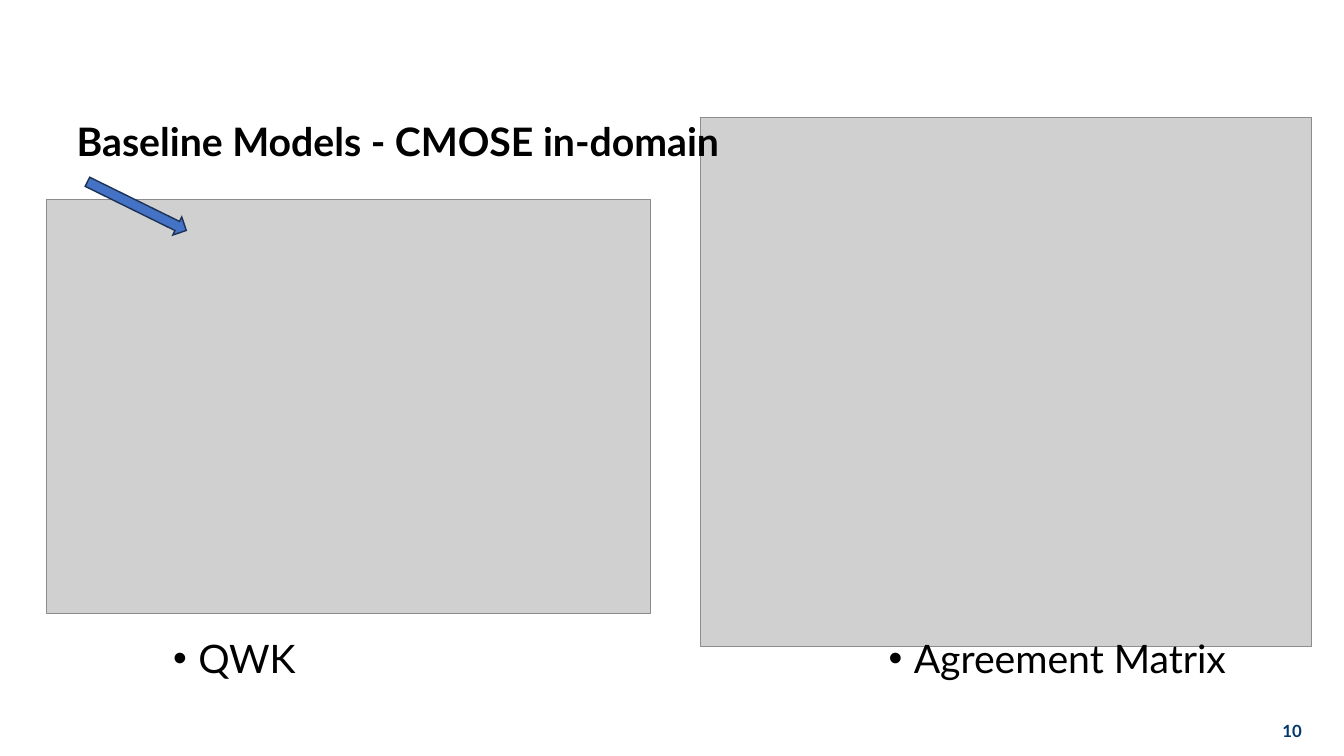
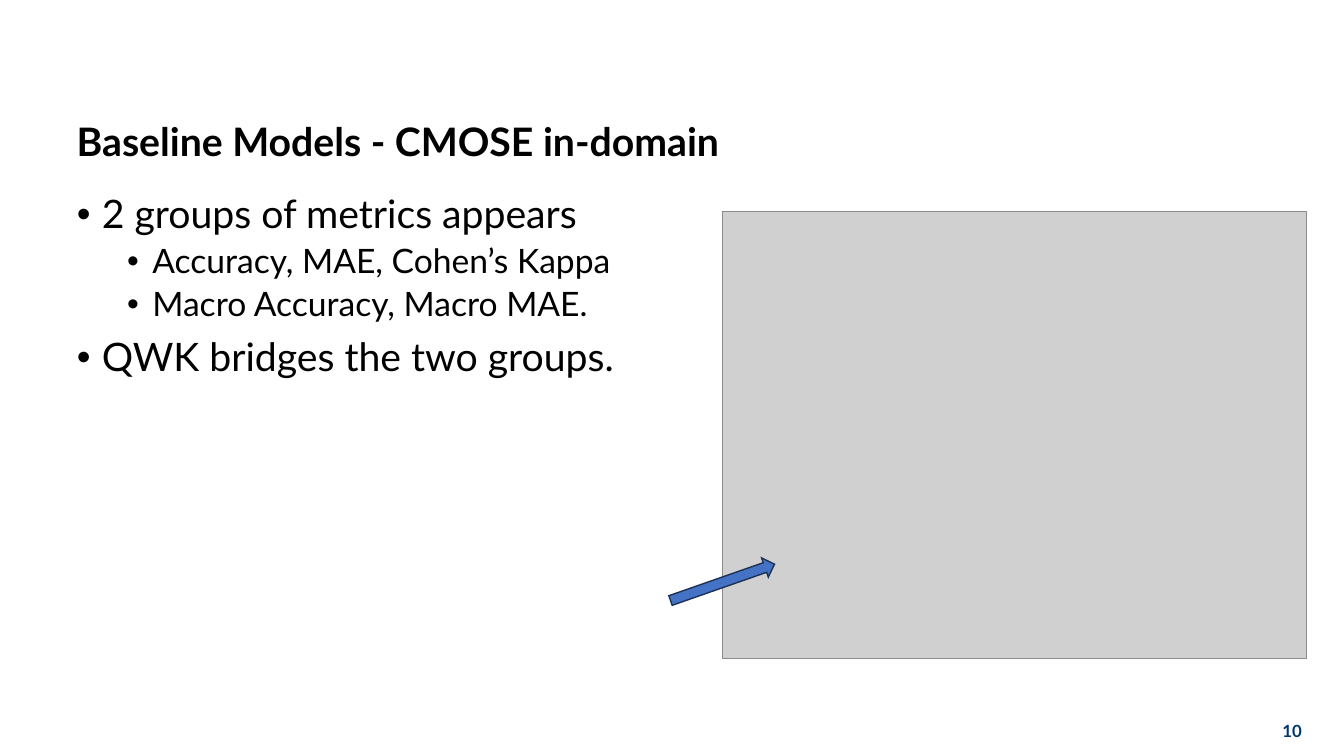
Before and after one commit to hoa2004st/CNN-in-CMOSE, a slide deck: slide 10 of documents/presentation/thesis.pptx. Drawn at 1344x756 pixels with LibreOffice and Linux fonts; fonts in the diff are those of the drawing; grey boxes stand for pictures; background and template pictures are left out. Boxes give left, top, right and bottom in pixels: in the first picture for what was removed or moved away, otherwise in the second. Text is boxed around its words. In the diff, an @@ line names an element or a change of style, - is before the commit and + after.

```diff
--- a/documents/presentation/thesis.pptx
+++ b/documents/presentation/thesis.pptx
@@ picture removed at [46,200,651,614] @@
@@ text added at [102,199,614,378], 24 pt, text #000000 @@
+• 2 groups of metrics appears
+  • Accuracy, MAE, Cohen’s Kappa
+  • Macro Accuracy, Macro MAE.
+• QWK bridges the two groups.
@@ picture: place and size @@
-picture at [701,118,1312,647]
+picture at [723,212,1307,659]
@@ right arrow at [667,555,778,610]: rotation 26 to 340 degrees @@
@@ text removed at [198,644,295,679] @@
-• QWK
@@ text removed at [914,638,1226,680] @@
-• Agreement Matrix
```
Also in this commit, not shown: 10 other slides changed, 6 slides added, 2 slides removed, 2 other files.
